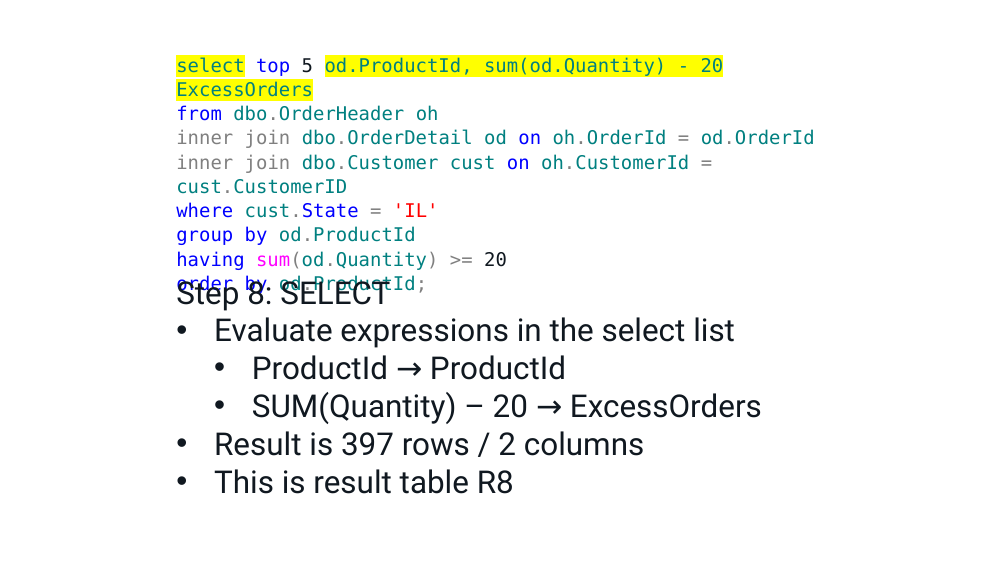
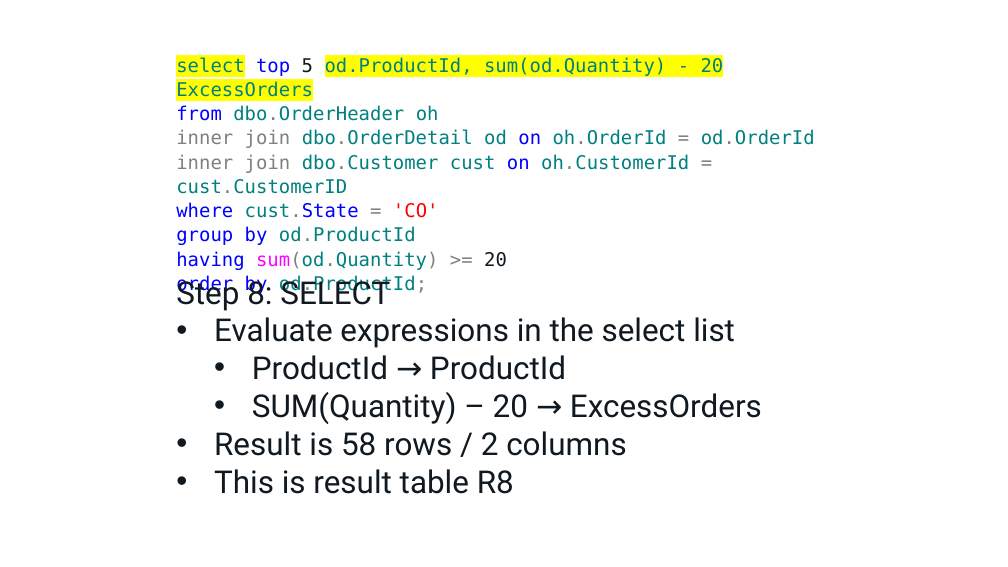
Before and after one commit to tf3604/OptimizerPresentation, a slide deck: slide 17 of Optimizer.pptx (slide 16 before the commit). Drawn at 1008x567 pixels with LibreOffice and Linux fonts; fonts in the diff are those of the drawing; background and template pictures are left out. Boxes give left, top, right and bottom in pixels: in the first picture for what was removed or moved away, otherwise in the second. Text is boxed around its words. In the diff, an @@ line names an element or a change of style, - is before the commit and + after.

```diff
--- a/Optimizer.pptx
+++ b/Optimizer.pptx
@@ text at box(176, 202, 439, 218): text changed @@
-where cust.State = 'IL'
+where cust.State = 'CO'
@@ text at box(214, 431, 626, 456): text changed @@
-• Result is 397 rows / 2 columns
+• Result is 58 rows / 2 columns
```
Also in this commit, not shown: 62 other slides changed, 1 slide added.
